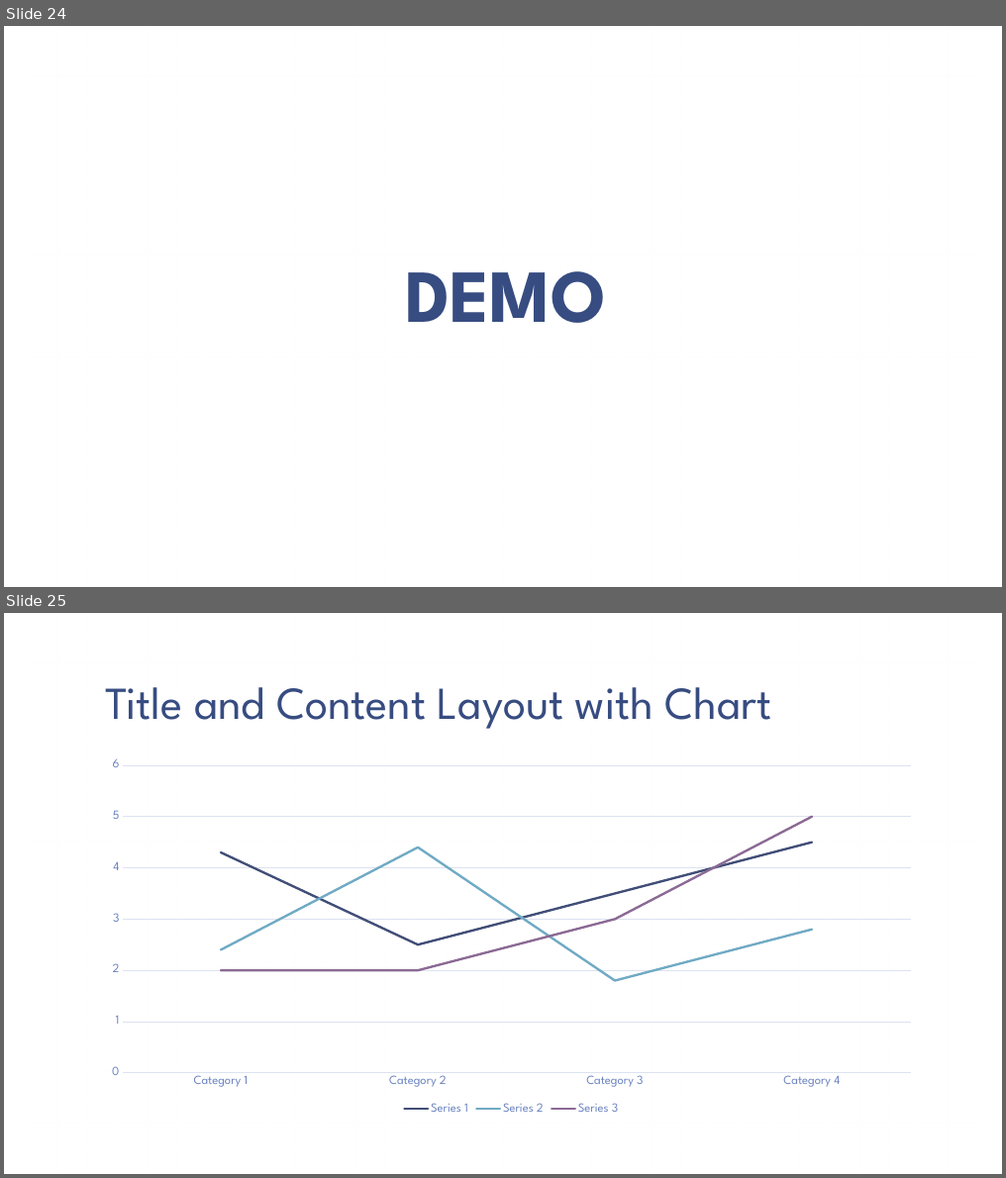
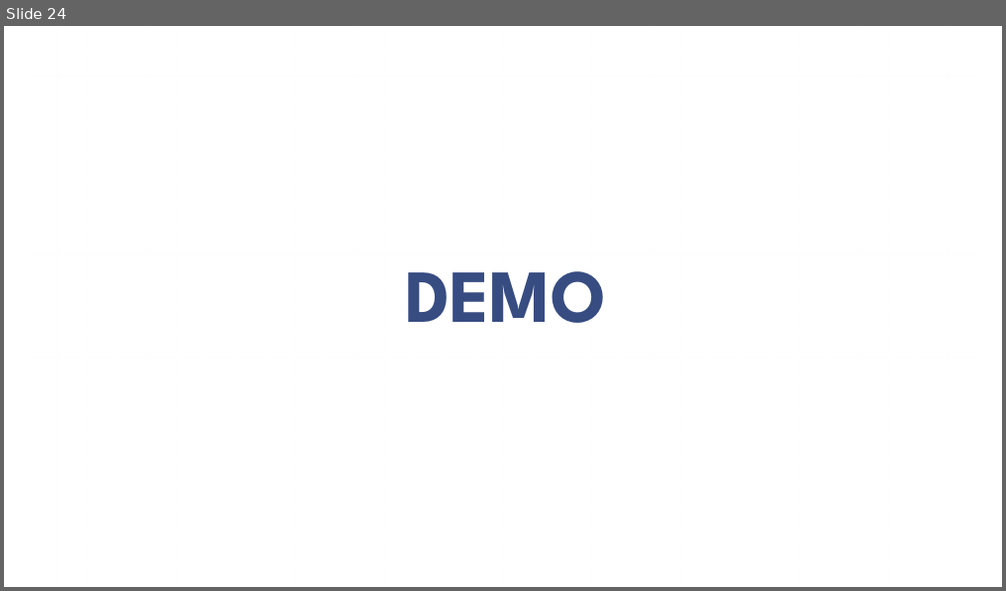
Before and after one commit to cfclick/CFSummit2016, a slide deck: powerpoint/SmartPDF/Don't Just PDF.pptx. Shown one above the other, each under a label of ours: slides 24 and 25 before the commit, slide 24 after it. The pictures are 1006x1178 and 1006x591 pixels, drawn with LibreOffice and Linux fonts; fonts in the diff are those of the drawing; background and template pictures are left out. Boxes give left, top, right and bottom in pixels: in the first picture for what was removed or moved away, otherwise in the second. Text is boxed around its words. In the diff, an @@ line names an element or a change of style, - is before the commit and + after.

```diff
--- a/powerpoint/SmartPDF/Don't Just PDF.pptx
+++ b/powerpoint/SmartPDF/Don't Just PDF.pptx
@@ slide 25 removed at box(4, 613, 1002, 1174), background picture (left out); not listed: 1 template element that a slide beside it also shows @@
@@ title removed at box(106, 687, 772, 729) @@
-Title and Content Layout with Chart
@@ line chart removed at box(95, 753, 927, 1118) @@
-categories: Category 1, Category 2, Category 3, Category 4
-Series 1: 4.3, 2.5, 3.5, 4.5
-Series 2: 2.4, 4.4, 1.8, 2.8
-Series 3: 2, 2, 3, 5
```
Also in this commit, not shown: 7 slides changed, 7 other slides removed, 5 other files.
